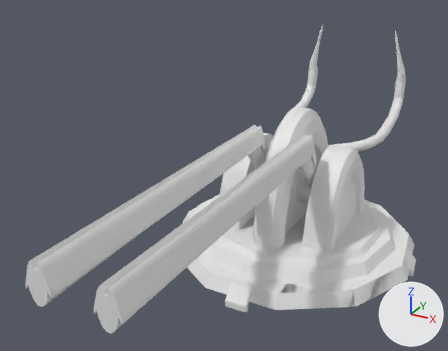
The Blender file environment/spacegun.blend, before and after one commit.
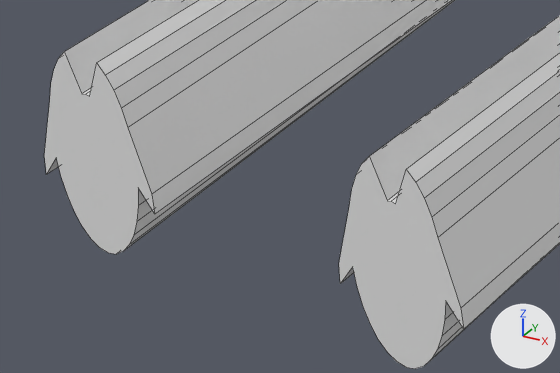
Each version is shown whole from a 50 mm camera at (1.69, -4.262, 2.583) aimed at (-0.276, -0.689, 0.796), then close up on the part from 3% to 32% of the width and 71% to 95% of the height. The lights are fixed; the arrows at lower right show +X, +Y and +Z. The close-ups show mesh edges as thin lines.

The scene before the commit, as lines of its bpy script (objects in view):
```python
me_cylinder_002 = bpy.data.meshes.new('Cylinder.002')
me_cylinder_002.from_pydata(...)  # 256 vertices, 196 faces; spans x -8.08..1.3, y -0.92..3.75, z -1.32..0.86
ob_cylinder_001 = bpy.data.objects.new('Cylinder.001', me_cylinder_002)
ob_cylinder_001.location = (-0.206, -1.56, 0.999)
ob_cylinder_001.rotation_euler = (1.571, 0.0, 0.0)  # degrees (90, 0, 0)
ob_cylinder_001.scale = (-0.0591, -0.126, 1.18)
```
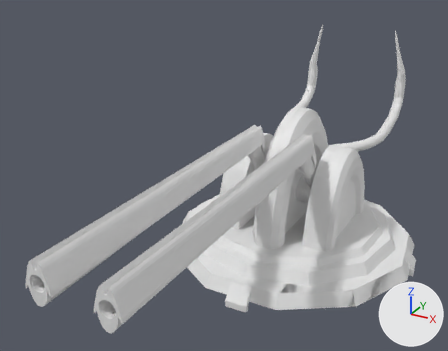
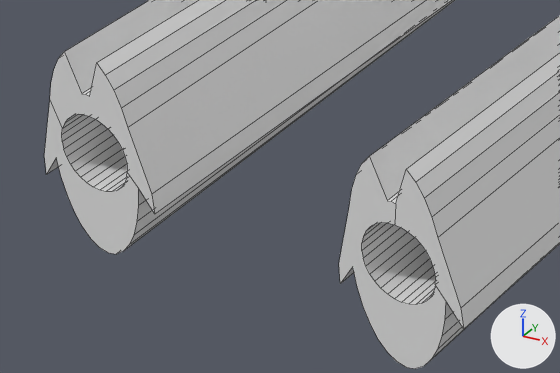
Patch to the scene script:
```diff
--- a/environment/spacegun.blend.py
+++ b/environment/spacegun.blend.py
@@ me_cylinder_002 @@
 # used by ob_cylinder_001; location = (-0.206, -1.56, 0.999); rotation_euler = (1.571, 0.0, 0.0), in degrees (90, 0, 0); scale = (-0.0591, -0.126, 1.18)
-me_cylinder_002.from_pydata(...)  # 256 vertices, 196 faces; spans x -8.08..1.3, y -0.92..3.75, z -1.32..0.86
+me_cylinder_002.from_pydata(...)  # 384 vertices, 264 faces; spans x -8.08..1.3, y -0.92..3.75, z -1.32..0.86
+# me_cylinder_002 part 1
+# 1 face is deleted
+# 32 vertices are added at x -0.78..0.77, y -0.36..0.37, z 0.59
+# 32 new vertices lie (0.0, 0.0, 0.27) away from vertices in x -0.78..0.77, y -0.36..0.37, z 0.59
+# 35 new faces join them
+# me_cylinder_002 part 2
+# 1 face is deleted
+# 32 vertices are added at x -7.58..-6.03, y -0.36..0.37, z 0.56
+# 32 new vertices lie (0.0, 0.0, 0.3) away from vertices in x -7.58..-6.03, y -0.36..0.37, z 0.56
+# 35 new faces join them
```

Location of each change, [x1, y1, x2, y2] in pixels of the close-ups (560 x 373 px):
part 1 of me_cylinder_002, built on: [44, 52, 155, 254] in both
part 2 of me_cylinder_002, built on: [339, 157, 463, 369] in both
